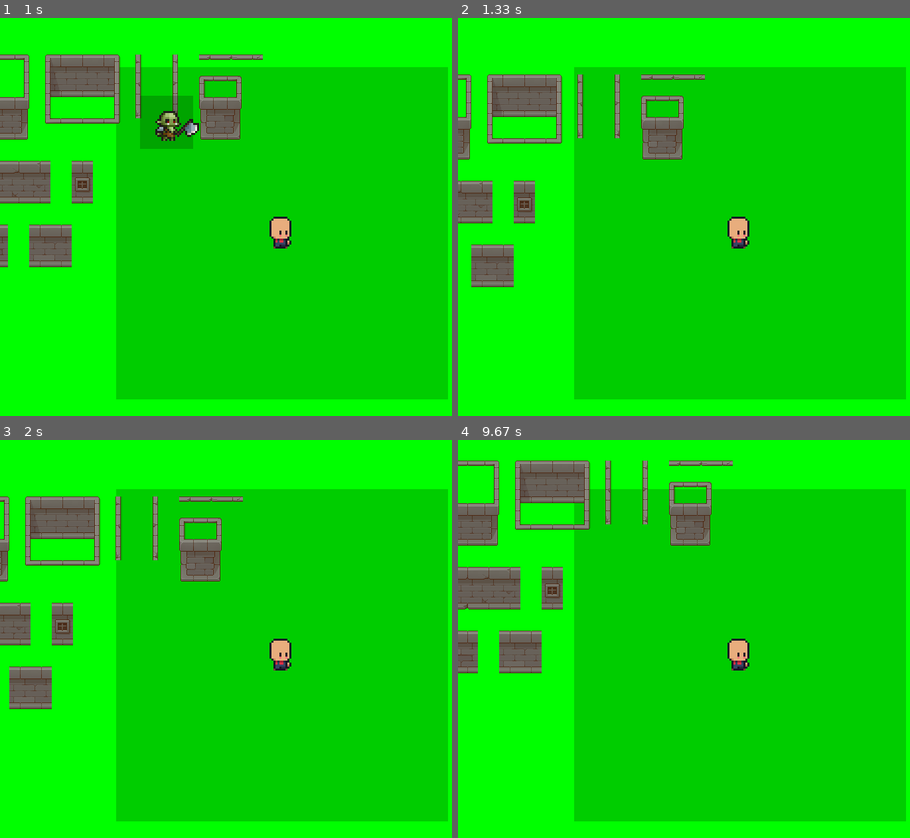
Above: before the commit, frames 1-4 (two rows, left to right).
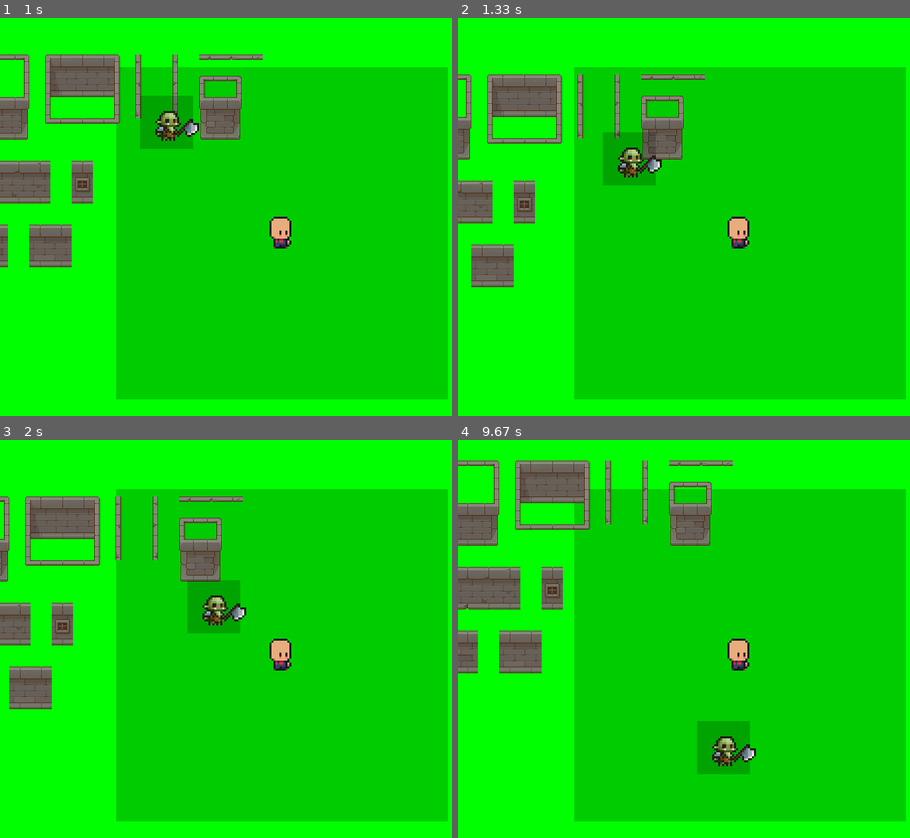
Above: after the commit, the same moments.

Repository: abyzboy/MypyGame
Game: pygame game, started from mainPyGame.py
Same seed, same stepped clock (60 frames per second), same inputs: the game is played once before the commit and once after it.
Inputs:
- Up to frame 1 (1 s): hold D 0.33-0.8 s; hold W from 0.83 s (still down)
- Up to frame 2 (1.33 s): release W at 1.13 s; hold D from 1.17 s (still down)
- Up to frame 3 (2 s): release D at 1.63 s; hold A from 1.67 s (still down)
- Up to frame 4 (9.67 s): release A at 2.2 s; hold S 2.23-2.53 s; hold A 2.57-2.97 s; hold W 3-3.37 s; hold D 3.4-4.03 s; hold S 4.07-4.43 s; hold A 4.47-4.93 s; hold D 4.97-5.43 s; hold W 5.47-5.77 s; hold D 5.8-6.27 s; hold A 6.3-6.83 s; hold S 6.87-7.17 s; hold A 7.2-7.6 s; hold W 7.63-8 s; hold D 8.03-8.67 s; hold S 8.7-9.07 s; hold A 9.1-9.57 s; hold D from 9.6 s (still down)

Frame 1 is identical in both runs. In frame 2, 1.4% of the frame differs, in the area x 32-46%, y 28-43%; in frame 3, 1.6%; in frame 4, 1.6%, in the area x 52-66%, y 70-84%.

Commit message:
add damage system

Diff:
--- a/Scripts/GameObjects/Enemy.py
+++ b/Scripts/GameObjects/Enemy.py
@@ -19,7 +19,10 @@
         for game_object in objects:
             if game_object.tag_collision == 'bullet':
                 if self.collider.on_collider_stay(game_object.collider):
-                    self.is_dead = True
+                    if self.health - game_object.damage <= 0:
+                        self.is_dead = True
+                    else:
+                        self.health -= game_object.damage
                     game_object.is_dead = True
 
     def update_frame(self):
